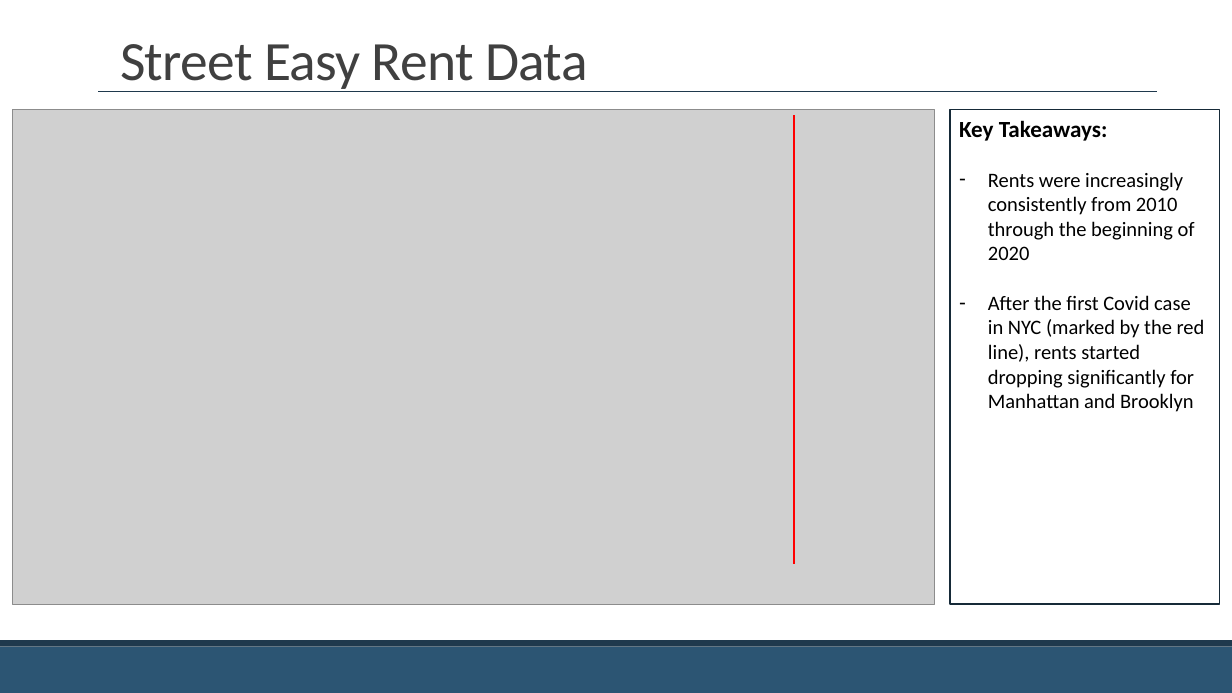
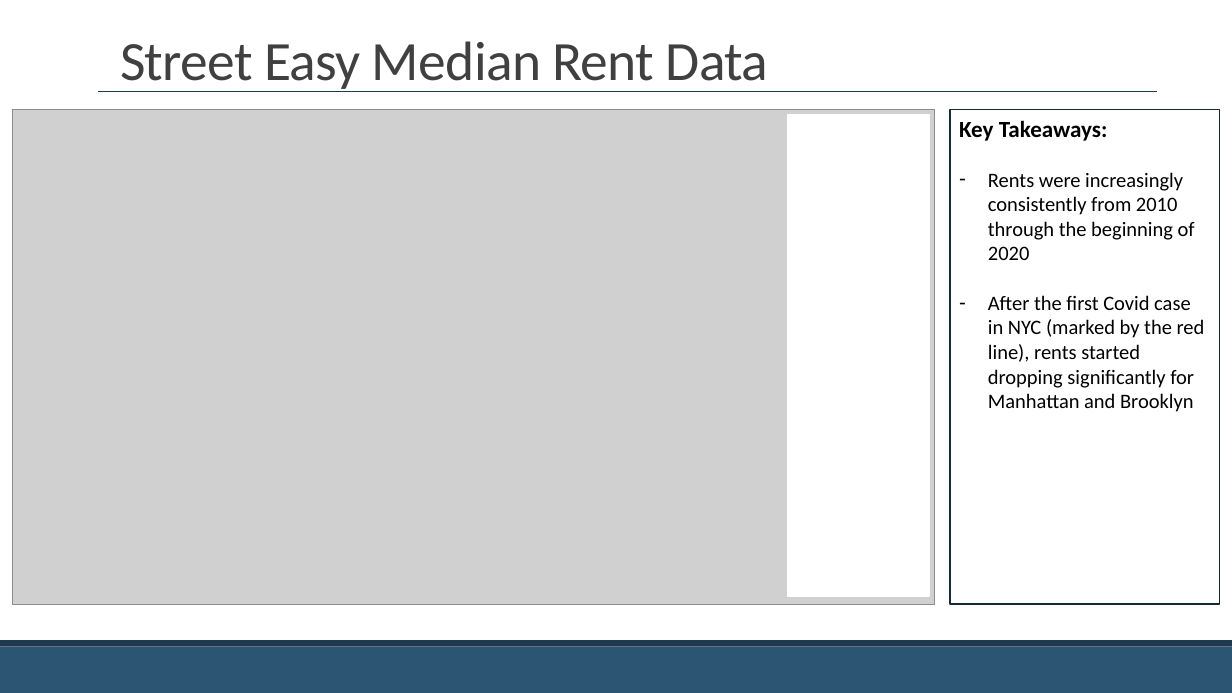
Before and after one commit to jackcopeland11/nyc_apartment_rent_analysis, a slide deck: slide 10 of Covid-19 and the NYC Apartment Market.pptx (slide 9 before the commit). Drawn at 1232x693 pixels with LibreOffice and Linux fonts; fonts in the diff are those of the drawing; grey boxes stand for pictures. Boxes give left, top, right and bottom in pixels: in the first picture for what was removed or moved away, otherwise in the second. Text is boxed around its words. In the diff, an @@ line names an element or a change of style, - is before the commit and + after.

```diff
--- a/Covid-19 and the NYC Apartment Market.pptx
+++ b/Covid-19 and the NYC Apartment Market.pptx
@@ title at (120, 41, 769, 92): text changed @@
-Street Easy Rent Data
+Street Easy Median Rent Data
@@ rectangle added at (787, 116, 930, 596), fill #FFFFFF, outline #FFFFFF 1.25 pt @@
```
Also in this commit, not shown: 2 other slides changed, 1 slide added.
